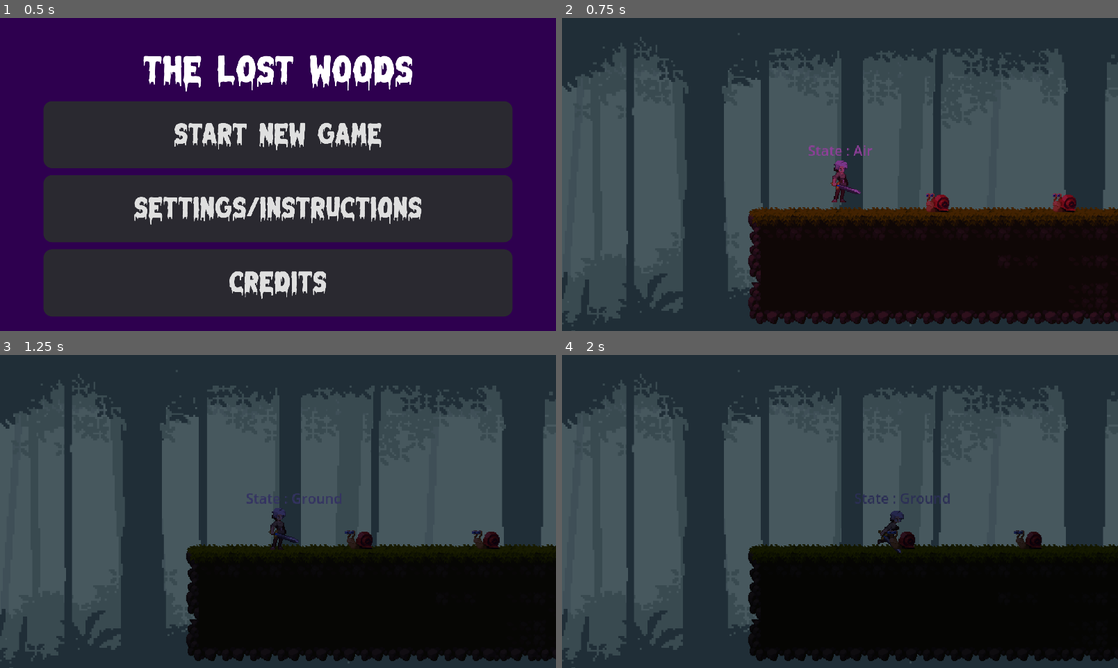
Above: before the commit, frames 1-4 (two rows, left to right).
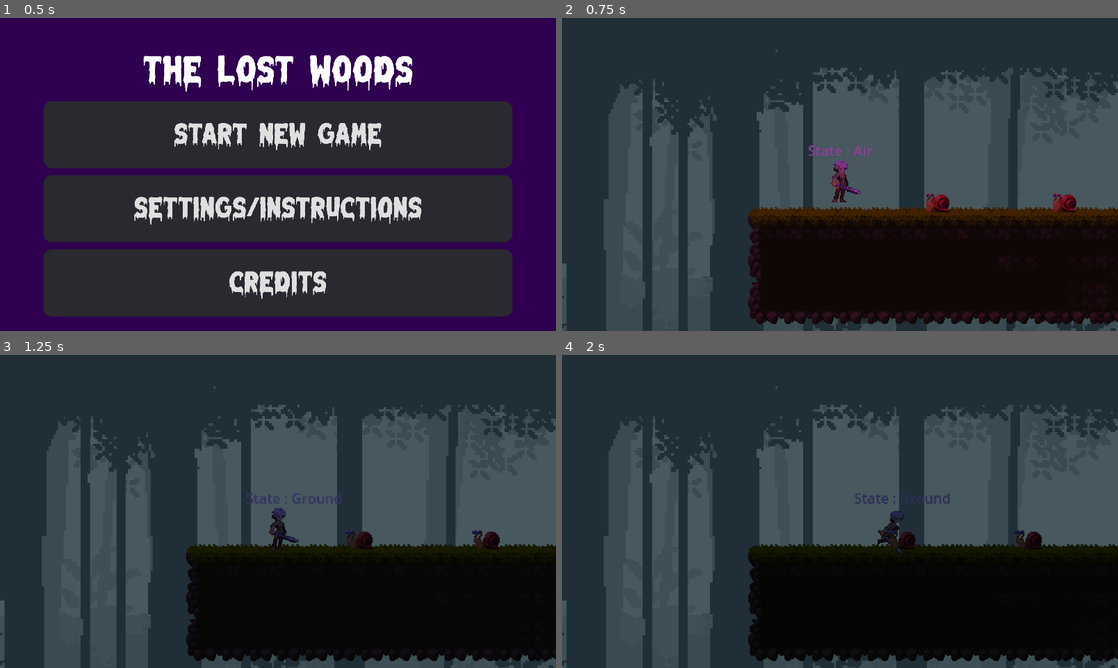
Above: after the commit, the same moments.

Repository: Pikalyx/The-Lost_Woods
Game: Godot game, scene res://main_menu.tscn
Two runs of this game, one before a commit and one after it. Both use one fixed random seed, a clock stepped at 60 frames per second and the inputs below.
Inputs:
- Up to frame 1 (0.5 s): no input
- Up to frame 2 (0.75 s): click "Start New Game" at 0.5 s
- Up to frame 3 (1.25 s): no input
- Up to frame 4 (2 s): hold D (right) from 1.28 s (still down); hold F (attack) from 1.28 s (still down); tap Space (jump) at 1.52 s

Frame 1 is identical in both runs. In frame 2, 31% of the frame differs, in the area x 0-100%, y 4-100%; in frame 3, 31%; in frame 4, 31%.

Commit message:
Fixing the parallax
- Made Sprite 2D larger to make loading less noticeable

Diff:
--- a/test_level.tscn
+++ b/test_level.tscn
@@ -1492,6 +1492,8 @@
 motion_mirroring = Vector2(500, 0)
 
 [node name="Sprite2D" type="Sprite2D" parent="ParallaxBackground/ParallaxLayer"]
+position = Vector2(64.6667, -42.5)
+scale = Vector2(1.36198, 1.28333)
 texture = ExtResource("8_m3jou")
 
 [node name="ParallaxLayer2" type="ParallaxLayer" parent="ParallaxBackground"]
@@ -1500,6 +1502,8 @@
 motion_mirroring = Vector2(500, 0)
 
 [node name="Sprite2D" type="Sprite2D" parent="ParallaxBackground/ParallaxLayer2"]
+position = Vector2(63.3334, -23.6666)
+scale = Vector2(1.30469, 1.24889)
 texture = ExtResource("9_lpf1t")
 
 [node name="ParallaxLayer3" type="ParallaxLayer" parent="ParallaxBackground"]
@@ -1508,6 +1512,8 @@
 motion_mirroring = Vector2(500, 0)
 
 [node name="Sprite2D" type="Sprite2D" parent="ParallaxBackground/ParallaxLayer3"]
+position = Vector2(56.6666, 23)
+scale = Vector2(1.2526, 1.28444)
 texture = ExtResource("10_lflav")
 
 [node name="ParallaxLayer4" type="ParallaxLayer" parent="ParallaxBackground"]
@@ -1516,4 +1522,6 @@
 motion_mirroring = Vector2(500, 0)
 
 [node name="Sprite2D" type="Sprite2D" parent="ParallaxBackground/ParallaxLayer4"]
+position = Vector2(49, 26.6667)
+scale = Vector2(1.19141, 1.17778)
 texture = ExtResource("11_231cr")
